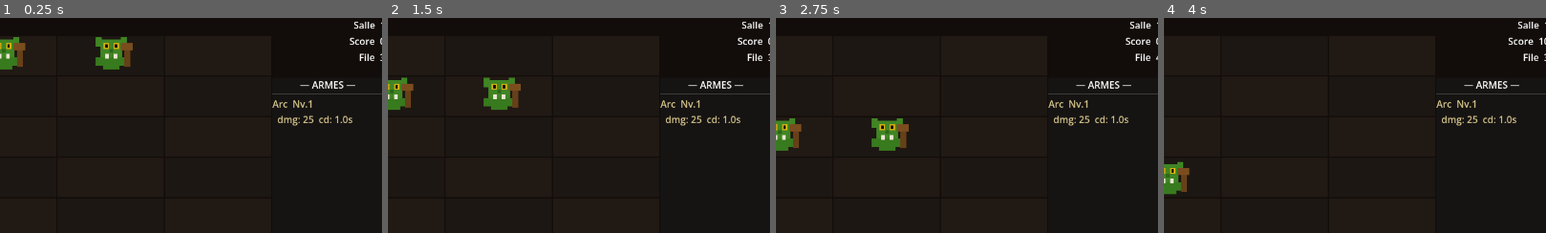
Above: before the commit, frames 1-4 (left to right).
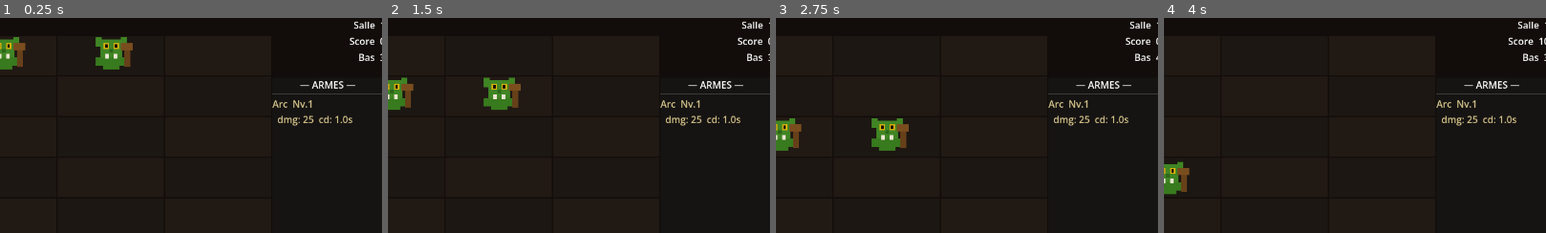
Above: after the commit, the same moments.

Repository: aerthur/game-the-door-beneath
Game: Godot game, scene res://scenes/main.tscn
The game is run twice, just before and just after one commit, with the same random seed, the same clock (stepped at 60 frames per second) and the same inputs.
Inputs:
- Up to frame 1 (0.25 s): no input
- Up to frame 2 (1.5 s): tap Enter at 0.5 s; hold Right (lane_right) 0.53-1.28 s; hold Space (next_room) 0.53-1.28 s; hold Left (lane_left) from 1.28 s (still down); tap Space (next_room) at 1.35 s
- Up to frame 3 (2.75 s): release Left (lane_left) at 2.03 s; hold Right (lane_right) from 2.03 s (still down); hold Space (next_room) from 2.03 s (still down)
- Up to frame 4 (4 s): release Space (next_room) at 2.78 s; tap Space (next_room) at 2.85 s; tap Enter at 3.5 s; release Right (lane_right) at 3.53 s; hold Left (lane_left) from 3.53 s (still down); hold Space (next_room) from 3.53 s (still down)
The pictures show only the part of the screen within x 50-100%, y 0-50%; the shares and areas given below are measured in that part.

The runs differ from the first frame. In frame 1, 0.1% of the frame differs, in the area x 94-98%, y 16-20%; in frame 2, 0.1%; in frame 3, 0.1%; in frame 4, 0.1%.

Commit message:
feat(#5): mouvement périmétrique du joueur autour de la grille
- Ajoute enum Side (BOTTOM/RIGHT/TOP/LEFT) et variables player_side/player_index
- _move_player() gère la transition de côté en sens horaire (→) et anti-horaire (←)
- _player_world_pos() / _player_rotation() positionnent et orientent le sprite selon le côté
- player_lane reste un alias de player_index quand side == BOTTOM pour ne pas casser le gameplay
- HUD affiche update_position(side, index) à la place de update_lane

Co-Authored-By: Claude Sonnet 4.6 <noreply@anthropic.com>

Diff:
--- a/scripts/game.gd
+++ b/scripts/game.gd
@@ -1,5 +1,5 @@
 extends Node
-# Dernière mise à jour : 2026-04-21
+# Dernière mise à jour : 2026-04-22
 
 # ── Grille ───────────────────────────────────────────────────────
 const LANES    = 5
@@ -9,6 +9,8 @@
 const GRID_X   = (1280 - LANES * LANE_W) / 2
 const GRID_Y   = 30
 const PLAYER_Y = GRID_Y + ROWS * ROW_H + 24
+
+enum Side { BOTTOM, RIGHT, TOP, LEFT }
 
 # ── Composition des 10 salles ────────────────────────────────────
 # "g" = vert, "b" = bleu (salle 3+), "r" = rouge (salle 6+)
@@ -38,7 +40,9 @@
 }
 
 # ── État ─────────────────────────────────────────────────────────
-var player_lane : int  = 2
+var player_side  : int = Side.BOTTOM   # côté actif du périmètre
+var player_index : int = 2             # position sur ce côté (0 = entrée sens horaire)
+var player_lane  : int = 2             # alias = player_index quand side == BOTTOM
 var player_hp   : int  = 100
 var player_max  : int  = 100
 var room_num    : int  = 1
@@ -78,6 +82,7 @@
 	_start_room(1)
 	hud.update_weapons(active_weapons)
 	hud.update_xp(xp, xp_needed, hero_level)
+	hud.update_position(_side_name(), player_index + 1)
 
 # ── Grille ───────────────────────────────────────────────────────
 func _init_grid():
@@ -113,14 +118,75 @@
 
 # ── Joueur ───────────────────────────────────────────────────────
 func _place_player():
-	player_node.position = Vector2(GRID_X + player_lane * LANE_W + LANE_W * 0.5, PLAYER_Y)
+	player_node.position = _player_world_pos()
+	player_node.rotation = _player_rotation()
+
+# Retourne la position monde selon le côté et l'index courant.
+# Chaque côté entre par l'index 0 dans le sens horaire.
+#   BOTTOM : index 0=gauche (lane 0) … LANES-1=droite (lane 4)
+#   RIGHT  : index 0=haut   (row  0) … ROWS-1=bas    (row  7)
+#   TOP    : index 0=droite (lane 4) … LANES-1=gauche (lane 0)
+#   LEFT   : index 0=haut   (row  0) … ROWS-1=bas     (row  7)
+func _player_world_pos() -> Vector2:
+	match player_side:
+		Side.BOTTOM:
+			return Vector2(GRID_X + player_index * LANE_W + LANE_W * 0.5,
+			               GRID_Y + ROWS * ROW_H + 24)
+		Side.RIGHT:
+			return Vector2(GRID_X + LANES * LANE_W + 24,
+			               GRID_Y + player_index * ROW_H + ROW_H * 0.5)
+		Side.TOP:
+			return Vector2(GRID_X + (LANES - 1 - player_index) * LANE_W + LANE_W * 0.5,
+			               GRID_Y - 24)
+		Side.LEFT:
+			return Vector2(GRID_X - 24,
+			               GRID_Y + player_index * ROW_H + ROW_H * 0.5)
+	return Vector2.ZERO
+
+func _player_rotation() -> float:
+	match player_side:
+		Side.BOTTOM: return 0.0
+		Side.RIGHT:  return -PI / 2.0
+		Side.TOP:    return PI
+		Side.LEFT:   return  PI / 2.0
+	return 0.0
+
+func _side_name() -> String:
+	match player_side:
+		Side.BOTTOM: return "Bas"
+		Side.RIGHT:  return "Droite"
+		Side.TOP:    return "Haut"
+		Side.LEFT:   return "Gauche"
+	return "?"
 
 func _move_player(dir: int):
-	player_lane = clamp(player_lane + dir, 0, LANES - 1)
+	var max_idx : int = (LANES - 1) if player_side == Side.BOTTOM or player_side == Side.TOP else (ROWS - 1)
+	var new_idx : int = player_index + dir
+
+	if new_idx < 0:
+		# Transition dans le sens anti-horaire (←)
+		match player_side:
+			Side.BOTTOM: player_side = Side.LEFT;   player_index = ROWS  - 1
+			Side.LEFT:   player_side = Side.TOP;    player_index = LANES - 1
+			Side.TOP:    player_side = Side.RIGHT;  player_index = ROWS  - 1
+			Side.RIGHT:  player_side = Side.BOTTOM; player_index = LANES - 1
+	elif new_idx > max_idx:
+		# Transition dans le sens horaire (→)
+		match player_side:
+			Side.BOTTOM: player_side = Side.RIGHT;  player_index = 0
+			Side.RIGHT:  player_side = Side.TOP;    player_index = 0
+			Side.TOP:    player_side = Side.LEFT;   player_index = 0
+			Side.LEFT:   player_side = Side.BOTTOM; player_index = 0
+	else:
+		player_index = new_idx
+
+	if player_side == Side.BOTTOM:
+		player_lane = player_index
+
 	var tw = create_tween()
-	tw.tween_property(player_node, "position",
-		Vector2(GRID_X + player_lane * LANE_W + LANE_W * 0.5, PLAYER_Y), 0.08)
-	hud.update_lane(player_lane + 1)
+	tw.tween_property(player_node, "position", _player_world_pos(), 0.08)
+	tw.parallel().tween_property(player_node, "rotation", _player_rotation(), 0.08)
+	hud.update_position(_side_name(), player_index + 1)
 
 # ── Salle ────────────────────────────────────────────────────────
 func _start_room(num: int):
--- a/scripts/hud.gd
+++ b/scripts/hud.gd
@@ -33,6 +33,8 @@
 func update_room(n: int):   room_label.text  = "Salle  %d" % n
 func update_score(n: int):  score_label.text = "Score  %d" % n
 func update_lane(n: int):   lane_label.text  = "File  %d"  % n
+func update_position(side: String, index: int):
+	lane_label.text = "%s  %d" % [side, index]
 
 # ── XP ───────────────────────────────────────────────────────────
 func update_xp(cur: int, needed: int, lv: int):
